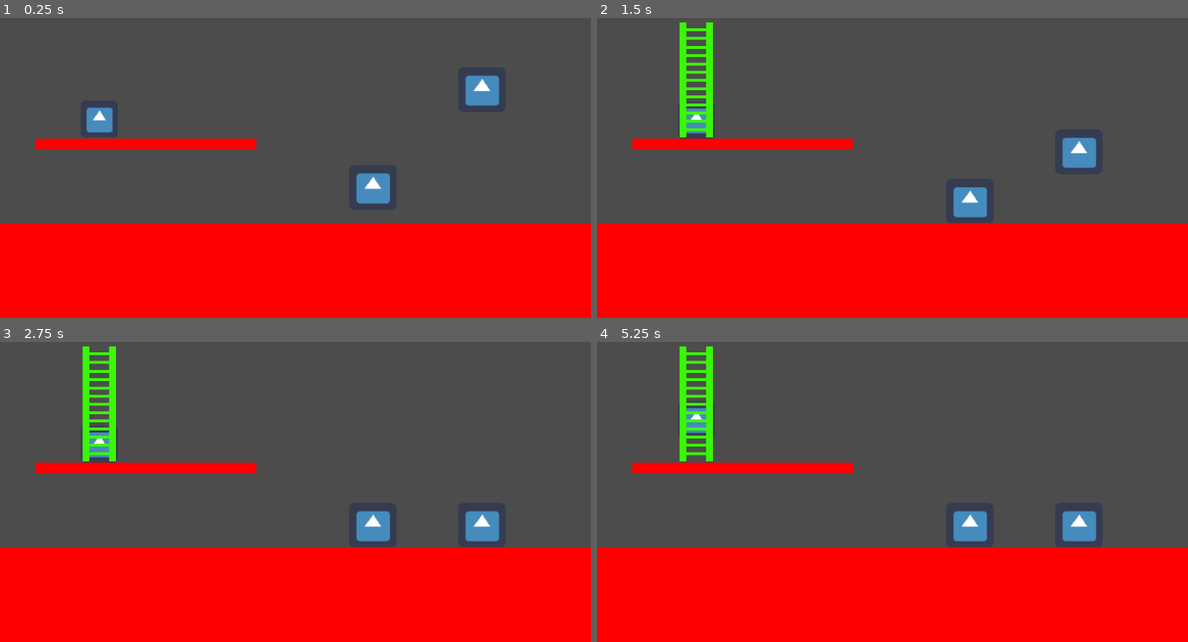
Above: before the commit, frames 1-4 (two rows, left to right).
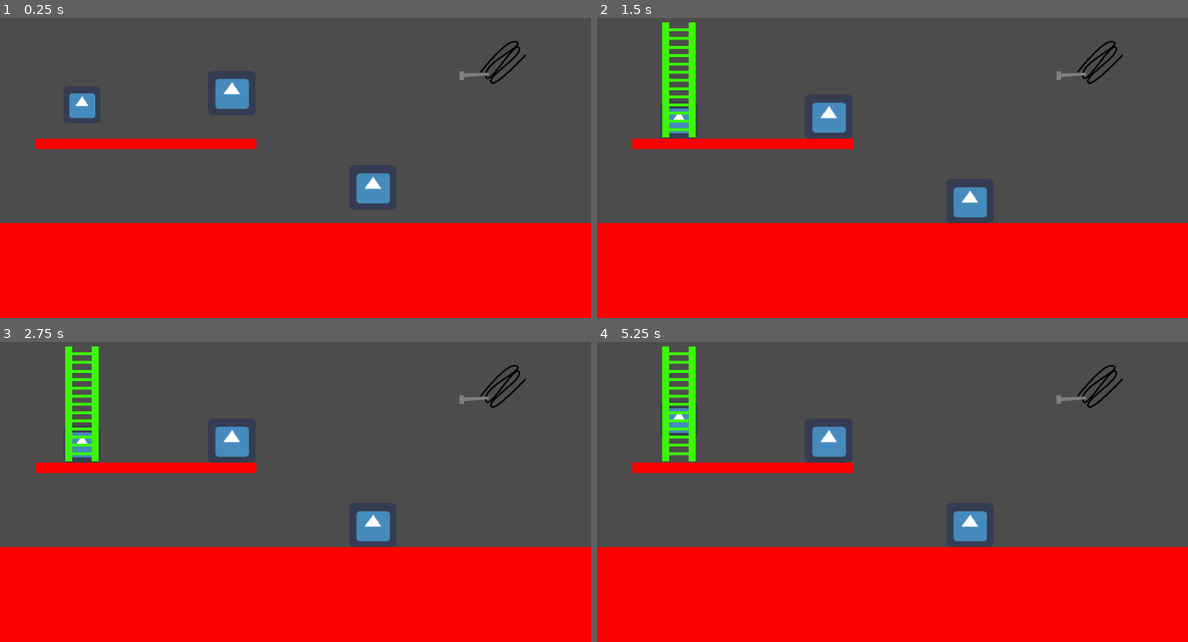
Above: after the commit, the same moments.

Repository: ludum-rlyeh/LD48-deeper-and-deeper
Game: Godot game, scene res://Scenes/InGame/Levels/LevelTests.tscn
The game is run twice, just before and just after one commit, with the same random seed, the same clock (stepped at 60 frames per second) and the same inputs. The engine's default icon, where the game draws it, is replaced by a stand-in: a white triangle on a blue panel in a dark square.
Inputs:
- Up to frame 1 (0.25 s): no input
- Up to frame 2 (1.5 s): tap Enter at 0.5 s
- Up to frame 3 (2.75 s): no input
- Up to frame 4 (5.25 s): tap Space at 2.75, 5 s; tap Enter at 4.25 s

The runs differ from the first frame. In frame 1, 2.1% of the frame differs, in the area x 11-89%, y 7-39%; in frame 2, 3.8%; in frame 3, 3.8%; in frame 4, 3.8%, in the area x 11-89%, y 1-67%.

Commit message:
add Generic class for levels

Diff:
--- a/Scenes/InGame/Levels/Level01.tscn
+++ b/Scenes/InGame/Levels/Level01.tscn
@@ -1,3 +1,46 @@
-[gd_scene format=2]
+[gd_scene load_steps=4 format=2]
+
+[sub_resource type="GDScript" id=1]
+script/source = "extends \"res://Scripts/AbstractLevel.gd\"
+
+var objective = Vector2(0, 0)
+var player_start_pos = Vector2(0, 0)
+var start_inventory = {
+	GlobalData.OBJECT_TYPE.ROPE: 1,
+	GlobalData.OBJECT_TYPE.LADDER: 2
+}
+
+
+func _ready():
+	._init_level(player_start_pos, start_inventory, objective)
+"
+
+[sub_resource type="RectangleShape2D" id=2]
+extents = Vector2( 500.167, 76.7412 )
+
+[sub_resource type="RectangleShape2D" id=3]
+extents = Vector2( 510.675, 81.4503 )
 
 [node name="Level01" type="Node2D"]
+script = SubResource( 1 )
+
+[node name="Platform" type="Polygon2D" parent="."]
+position = Vector2( 252.735, 297.156 )
+scale = Vector2( 0.382849, 0.119714 )
+color = Color( 1, 0, 0, 1 )
+polygon = PoolVector2Array( -500, -77, 500, -77, 500, 77, -500, 77 )
+
+[node name="StaticBody2D" type="StaticBody2D" parent="Platform"]
+
+[node name="CollisionShape2D" type="CollisionShape2D" parent="Platform/StaticBody2D"]
+shape = SubResource( 2 )
+
+[node name="Ground" type="Polygon2D" parent="."]
+color = Color( 1, 0, 0, 1 )
+polygon = PoolVector2Array( 0, 435, 1025, 435, 1025, 600, 0, 600 )
+
+[node name="StaticBody2D2" type="StaticBody2D" parent="Ground"]
+
+[node name="CollisionShape2D" type="CollisionShape2D" parent="Ground/StaticBody2D2"]
+position = Vector2( 512.5, 517.488 )
+shape = SubResource( 3 )
--- a/Scenes/InGame/Levels/LevelTests.tscn
+++ b/Scenes/InGame/Levels/LevelTests.tscn
@@ -2,28 +2,17 @@
 
 [ext_resource path="res://Scenes/InGame/Elements/Box.tscn" type="PackedScene" id=1]
 [ext_resource path="res://Scenes/InGame/Characters/Character.tscn" type="PackedScene" id=2]
-[ext_resource path="res://Scenes/InGame/Elements/RopeSpot.tscn" type="PackedScene" id=3]
+[ext_resource path="res://Scenes/InGame/Elements/Rope.tscn" type="PackedScene" id=3]
 
 [sub_resource type="GDScript" id=1]
 script/source = "extends Node2D
 
-
 var Ladder = preload(\"res://Scenes/InGame/Elements/Ladder.tscn\")
-var rope_res = preload(\"res://Scenes/InGame/Elements/Rope.tscn\")
-
 
 # Called when the node enters the scene tree for the first time.
 func _ready():
-	Events.connect(\"place_ladder_signal\",self,\"_on_place_ladder_signal\")
-	Events.connect(\"rope_thrown\", self, \"_on_rope_thrown\")
+	Events.connect(\"place_ladder_signal\",self, \"_on_place_ladder_signal\")
 
-func _on_rope_thrown(pos : Vector2, right : bool):
-	var rope = rope_res.instance()
-	rope.init(right, 200)
-	add_child(rope)
-
-	rope.set_position(pos+Vector2(10 if right else -10, 0))
-	rope.start_animation()
 
 func _on_place_ladder_signal():
 	var ladder = Ladder.instance()
@@ -63,7 +52,7 @@
 position = Vector2( 646.127, 369.031 )
 
 [node name="Box2" parent="." instance=ExtResource( 1 )]
-position = Vector2( 835.063, 198.932 )
+position = Vector2( 401.606, 204.589 )
 
 [node name="Platform" type="Polygon2D" parent="."]
 position = Vector2( 252.735, 297.156 )
@@ -83,11 +72,11 @@
 [node name="StaticBody2D2" type="StaticBody2D" parent="Ground"]
 
 [node name="CollisionShape2D" type="CollisionShape2D" parent="Ground/StaticBody2D2"]
-position = Vector2( 514.5, 516.488 )
+position = Vector2( 512.5, 516.488 )
 shape = SubResource( 3 )
 
-[node name="RopeSpot" parent="." instance=ExtResource( 3 )]
-position = Vector2( 445.504, 280.758 )
+[node name="Character" parent="." instance=ExtResource( 2 )]
+position = Vector2( 142, 213 )
 
-[node name="Character" parent="." instance=ExtResource( 2 )]
-position = Vector2( 172.163, 237.849 )
+[node name="Rope" parent="." instance=ExtResource( 3 )]
+position = Vector2( 822.203, 178.471 )
--- /dev/null
+++ b/Scripts/AbstractLevel.gd
@@ -0,0 +1,52 @@
+extends Node2D
+
+var Ladder = preload("res://Scenes/InGame/Elements/Ladder.tscn")
+var PlayerTscn = preload("res://Scenes/InGame/Characters/Character.tscn")
+
+var player = null
+
+
+# The arguments should be the inputs of a levels:
+# - One objective
+# - The starting position of the player
+# - The inventory
+# - The position of the "artefact"
+func init_level(player_start_pos: Vector2, start_inventory, objectif_position: Vector2):
+	self.player = init_player(player_start_pos, start_inventory)
+	self.add_child(player)
+
+
+func init_player(player_start_pos: Vector2, player_inventory):
+	var player = PlayerTscn.instance()
+	player.set_position(player_start_pos)
+	player.set_inventory(player_inventory)
+	return player
+
+
+# Called automatically before childs.
+func _ready():
+	Events.connect("place_ladder_signal",self, "_on_place_ladder_signal")
+
+
+func _on_place_ladder_signal():
+	var ladder = Ladder.instance()
+	ladder.position += $Character.position
+	ladder.visible = false
+	add_child(ladder)
+
+	# wait adding child and next process
+	yield(get_tree(),"idle_frame")
+	yield(get_tree(),"idle_frame")
+
+	var overlapping = false
+	for body in ladder.find_node("Area2D", false).get_overlapping_bodies():
+		if body is StaticBody2D:
+			overlapping = true
+			break
+
+	if overlapping:
+		remove_child(ladder)
+		Events.emit_signal("ladder_not_placed_signal") # not connected yet
+	else:
+		ladder.visible = true
+		Events.emit_signal("ladder_placed_signal")
